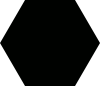
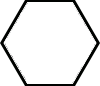
Revision of a layered 100 x 86 image; what changed, layer by layer:
painted on "Hexagon Blank", unmasked it over (3, 2, 97, 84)
